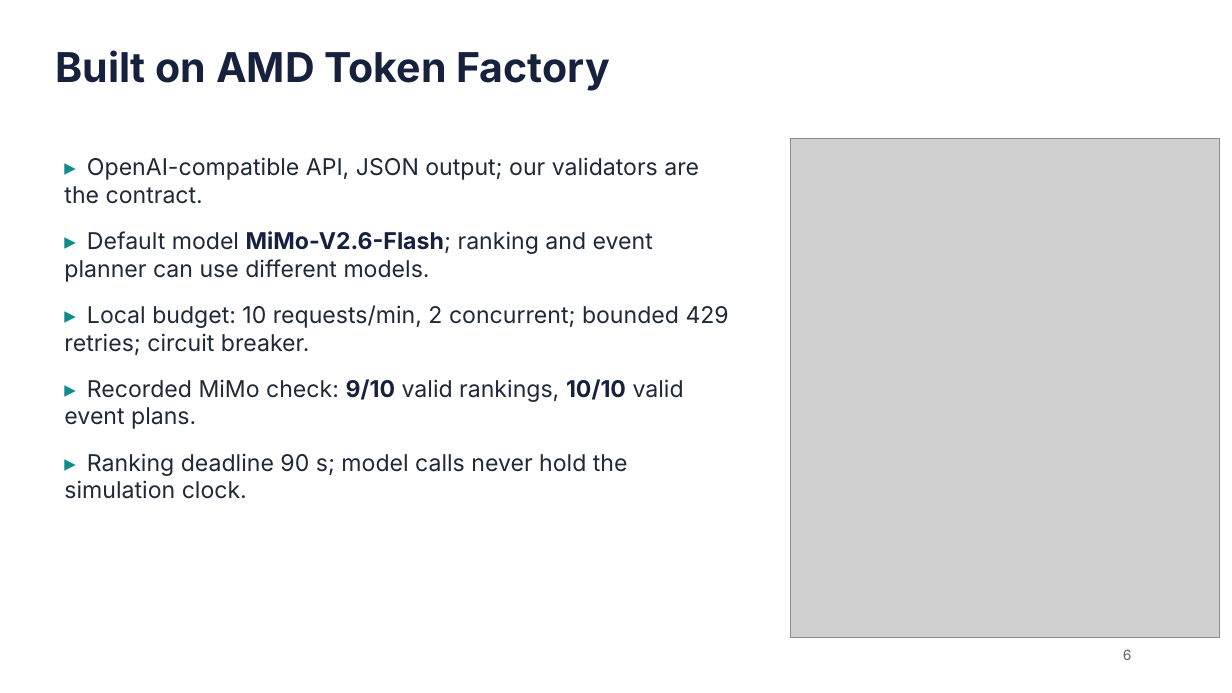
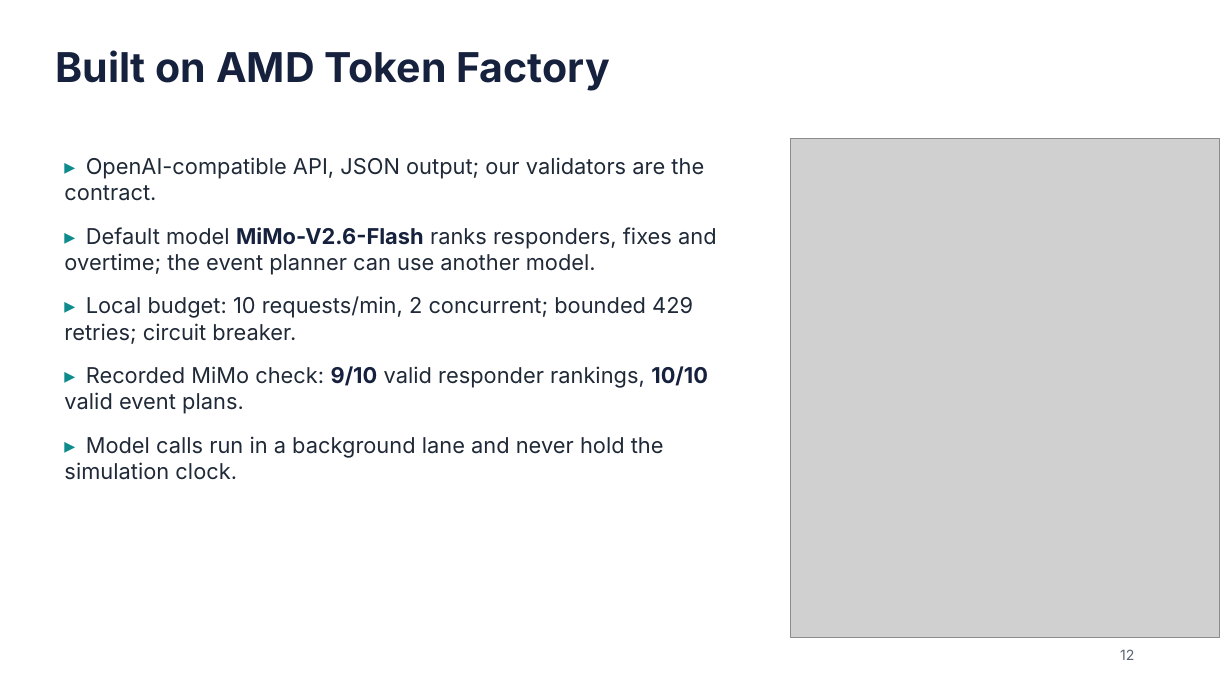
Before and after one commit to e8aura-makodev58/amd-compass, a slide deck: slide 12 of docs/submission/ResponseCompass-deck.pptx (slide 6 before the commit). Drawn at 1232x693 pixels with LibreOffice and Linux fonts; fonts in the diff are those of the drawing; grey boxes stand for pictures. Boxes give left, top, right and bottom in pixels: in the first picture for what was removed or moved away, otherwise in the second. Text is boxed around its words. In the diff, an @@ line names an element or a change of style, - is before the commit and + after.

```diff
--- a/docs/submission/ResponseCompass-deck.pptx
+++ b/docs/submission/ResponseCompass-deck.pptx
@@ text at (64,157,704,344): size 18 to 17 pt in "▸ OpenAI-compatible API, JSON output; our validators ...", "▸ Local budget: 10 requests/min, 2 concurrent; ..." @@
@@ text at (64,227,717,275): text changed; size 18 to 17 pt @@
-▸ Default model MiMo-V2.6-Flash; ranking and event planner can use different models.
+▸ Default model MiMo-V2.6-Flash ranks responders, fixes and overtime; the event planner can use another model.
@@ text at (64,366,708,480): text changed; size 18 to 17 pt @@
-▸ Recorded MiMo check: 9/10 valid rankings, 10/10 valid event plans.
-▸ Ranking deadline 90 s; model calls never hold the simulation clock.
+▸ Recorded MiMo check: 9/10 valid responder rankings, 10/10 valid event plans.
+▸ Model calls run in a background lane and never hold the simulation clock.
@@ text at (1120,649,1134,660): text changed @@
-6
+12
```
Also in this commit, not shown: 7 other slides changed, 6 slides added, 2 slides removed, 16 other files.
